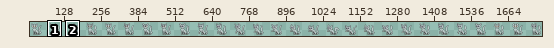
Two versions of one pixel-art file, Nemefish/Assets/Art/FOHI_SPRITES/FOHI_NEUTRAL_SITTING-Sheet.aseprite. The first picture is a wide view before the edit; the outline marks the close-up.
Close-up. Before:
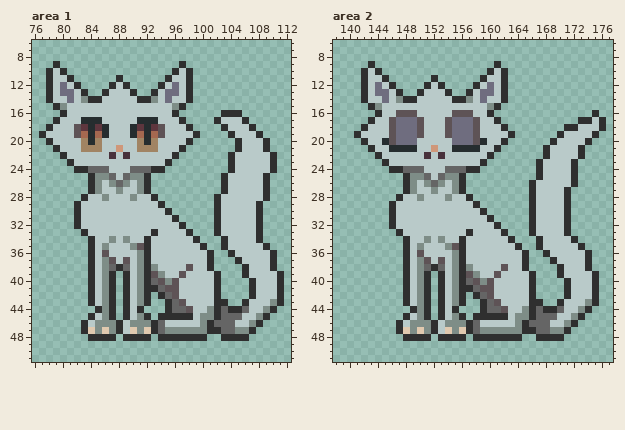
1792x64 pixels, 1 frame. Shown: area 1: x 76..112, y 6..51; area 2: x 138..177, y 6..51. The wide view leaves out empty margins. The commit also changed other parts of the picture, which this record leaves out.
And afterwards:
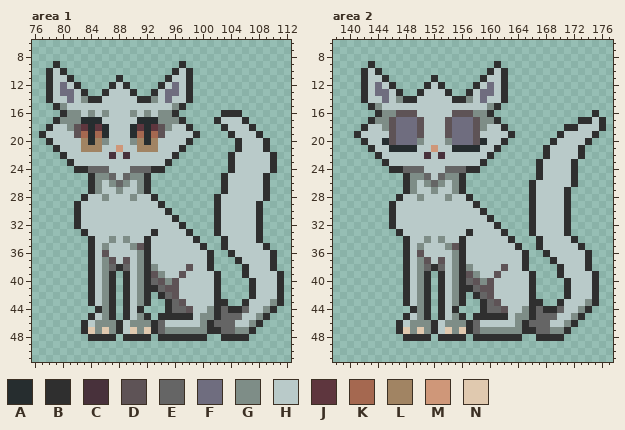
Palette (. is transparent): A #262d2f  B #2f2f2f  C #48313b  D #5e5356  E #656565  F #6f6d7f  G #7e8d87  H #b9cac9  J #5e363e  K #a56850  L #a18463  M #cf9779  N #e0c9af
Change:
{"where": "area 1"}
{"y":16,"x":81,"old":"HH","new":"GG"}
{"y":16,"x":84,"old":"H","new":"G"}
{"y":16,"x":86,"old":"H","new":"G"}
{"y":16,"x":90,"old":"H","new":"G"}
{"y":16,"x":92,"old":"H","new":"G"}
{"y":16,"x":94,"old":"HH","new":"GG"}
{"y":17,"x":80,"old":"HHH","new":"GGG"}
{"y":17,"x":94,"old":"HHH","new":"GGG"}
{"y":18,"x":81,"old":"H","new":"G"}
{"y":18,"x":95,"old":"H","new":"G"}
{"y":20,"x":86,"old":"H","new":"G"}
{"y":20,"x":90,"old":"H","new":"G"}
{"where": "area 2"}
{"y":16,"x":145,"old":"HH","new":"GG"}
{"y":16,"x":158,"old":"HH","new":"GG"}
{"y":17,"x":144,"old":"HH","new":"GG"}
{"y":17,"x":159,"old":"HH","new":"GG"}
{"y":18,"x":145,"old":"H","new":"G"}
{"y":18,"x":159,"old":"H","new":"G"}
{"y":20,"x":150,"old":"H","new":"G"}
{"y":20,"x":154,"old":"H","new":"G"}
